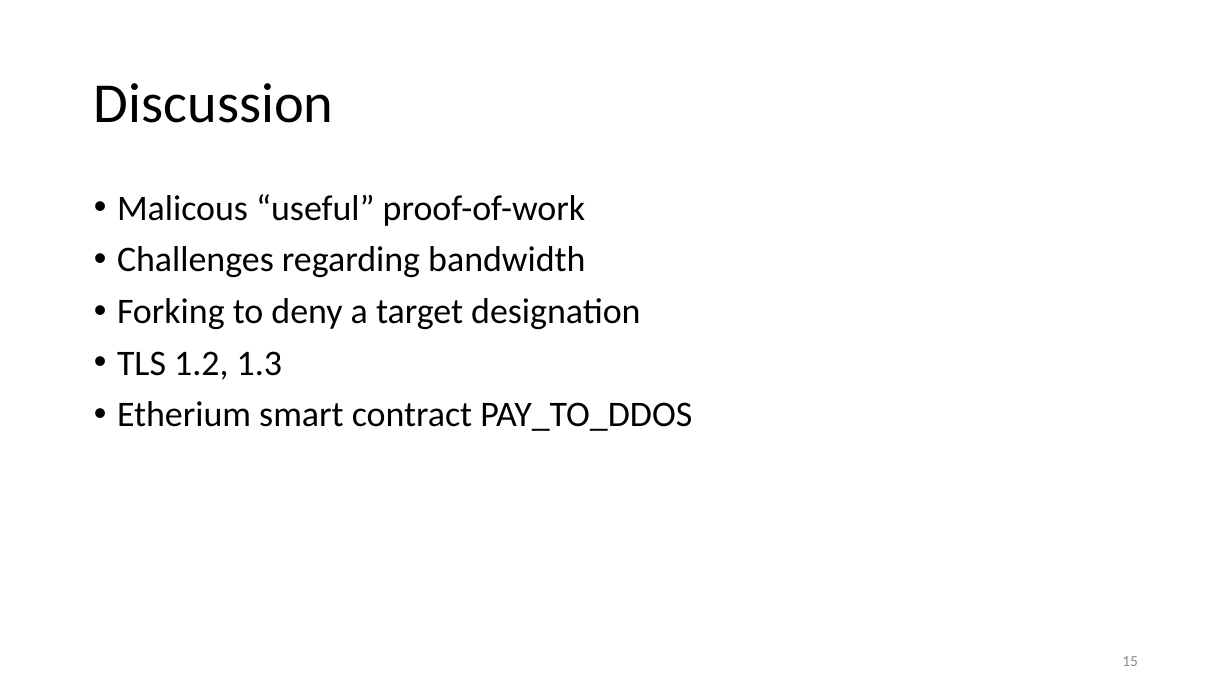
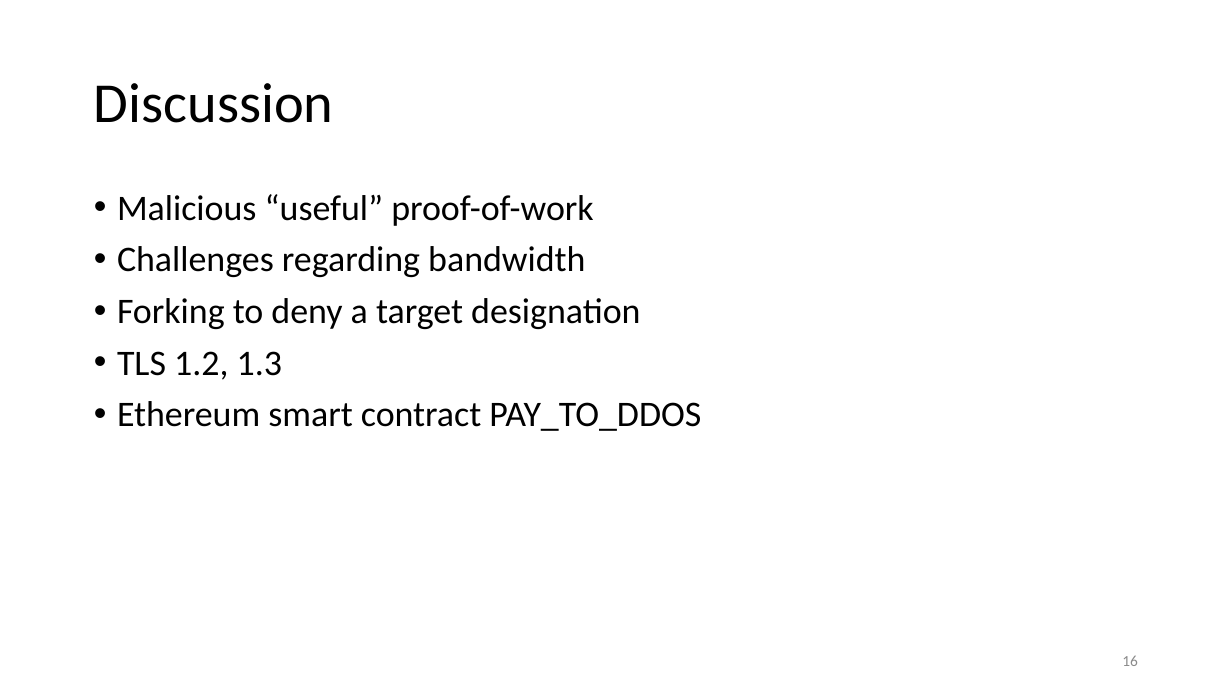
Before and after one commit to ewust/DDoSCoin, a slide deck: slide 16 of presentation/DDoSCoin.pptx (slide 15 before the commit). Drawn at 1232x693 pixels with LibreOffice and Linux fonts; fonts in the diff are those of the drawing. Boxes give left, top, right and bottom in pixels: in the first picture for what was removed or moved away, otherwise in the second. Text is boxed around its words. In the diff, an @@ line names an element or a change of style, - is before the commit and + after.

Commit message:
SRG presentation version

```diff
--- a/presentation/DDoSCoin.pptx
+++ b/presentation/DDoSCoin.pptx
@@ text at <box>117,194,594,226</box>: text changed @@
-• Malicous “useful” proof-of-work
+• Malicious “useful” proof-of-work
@@ text at <box>117,401,701,431</box>: text changed @@
-• Etherium smart contract PAY_TO_DDOS
+• Ethereum smart contract PAY_TO_DDOS
@@ page number at <box>1122,655,1138,666</box>: text changed @@
-15
+16
```
Also in this commit, not shown: 1 other slide changed, 1 slide added.
